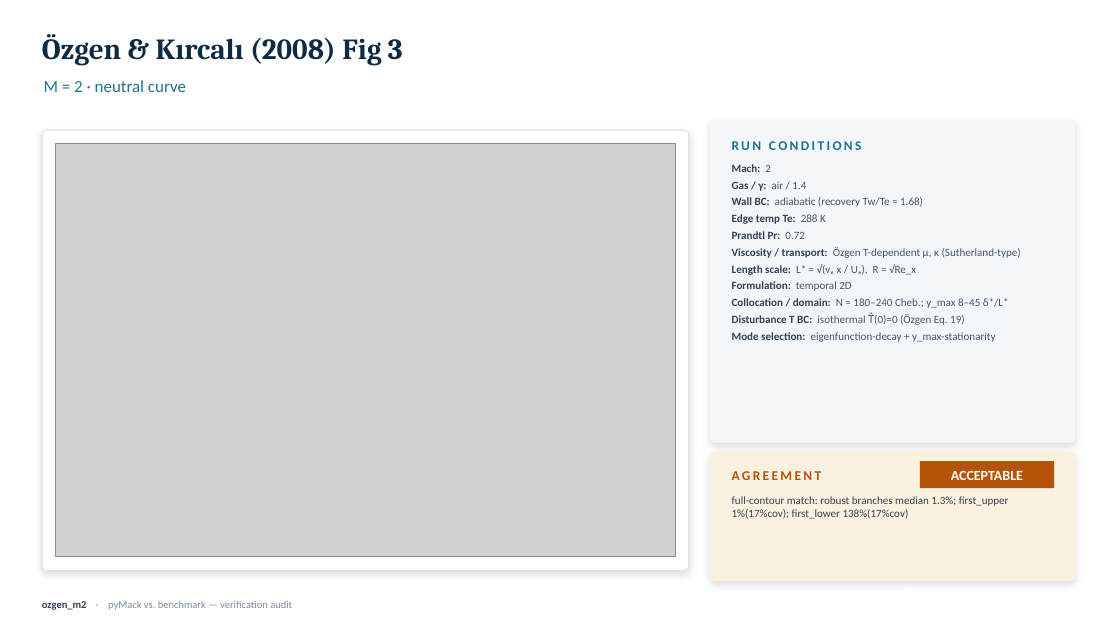
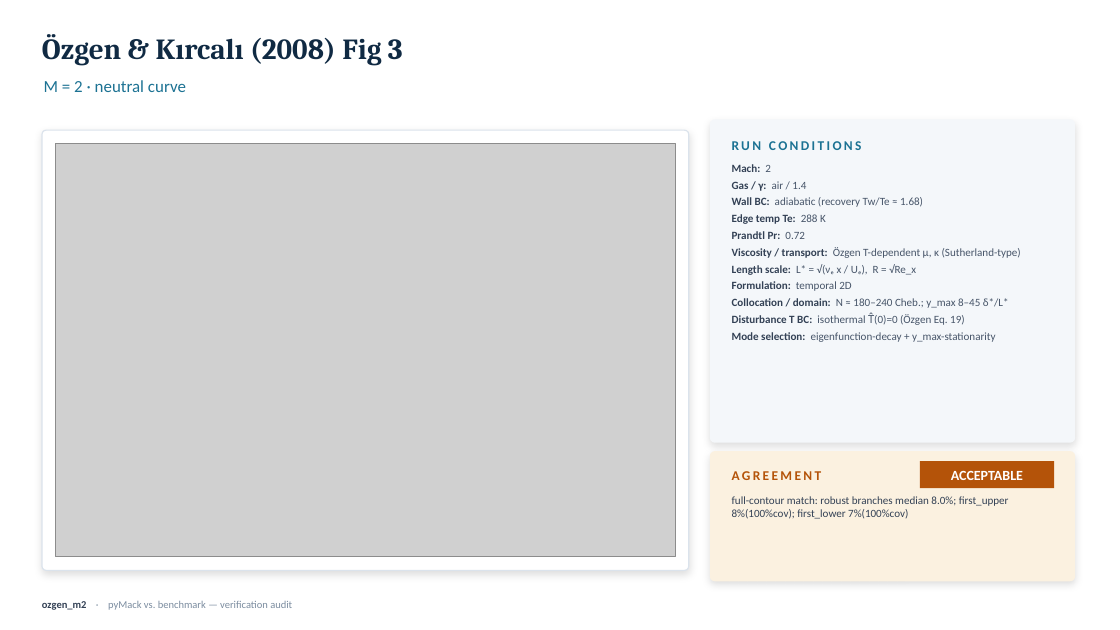
Before and after one commit to BARDAK1995/pyMack, a slide deck: slide 19 of verification/slides/pyMack_validation.pptx. Drawn at 1120x630 pixels with LibreOffice and Linux fonts; fonts in the diff are those of the drawing; grey boxes stand for pictures. Boxes give left, top, right and bottom in pixels: in the first picture for what was removed or moved away, otherwise in the second. Text is boxed around its words. In the diff, an @@ line names an element or a change of style, - is before the commit and + after.

Commit message:
Complete Ozgen Fig-3 neutral curves: M2 full-range via continuation, M7/8/10 low-R noses
- M2: traced the full first-mode neutral curve (both branches, R~400-4960) by
  eigenvalue continuation past the slow-acoustic continuous-spectrum wall where the
  band-filter previously stalled at ~17% (nose-only). Both branches now match Ozgen
  at 100% coverage (lower 7%, upper 8% median |dalpha|/alpha). The continuation seeds
  at the clean nose and follows the discrete mode by nearest-c.
  New: trace_continuation.py + continuation_M2.csv.
- M3: continuation hits a genuine CS wall (1 trackable point); stays nose-only,
  documented honestly. continuation_M3.csv.
- M7/M8/M10: extended grids to R~150 (build_lowR_extension.py) so the 2nd-mode
  neutral nose now closes; 2nd-mode cutoff agrees 2-5%. Connected-vs-separated
  topology difference vs Ozgen remains documented (topology_ok=false).
- build_ozgen_final.py: prefer the continuation curve where present (clean overlay).
- Regenerated overlays, verdicts, first-mode gallery, success matrix, validation deck.
- Hardened .gitignore: never commit _verify*.png, panels_v2/, _thesis_figs/,
  PDF-text extracts, .npy intermediates, or deck backups.

```diff
--- a/verification/slides/pyMack_validation.pptx
+++ b/verification/slides/pyMack_validation.pptx
@@ text at box(732, 496, 1009, 519): text changed @@
-full-contour match: robust branches median 1.3%; first_upper 1%(17%cov); first_lower 138%(17%cov)
+full-contour match: robust branches median 8.0%; first_upper 8%(100%cov); first_lower 7%(100%cov)
```
Also in this commit, not shown: 3 other slides changed, 18 other files.
